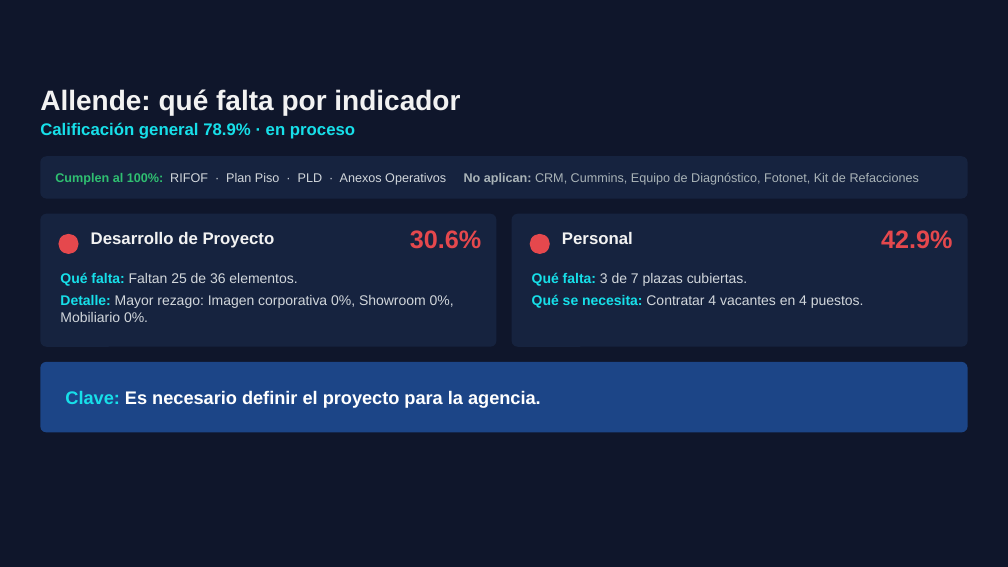
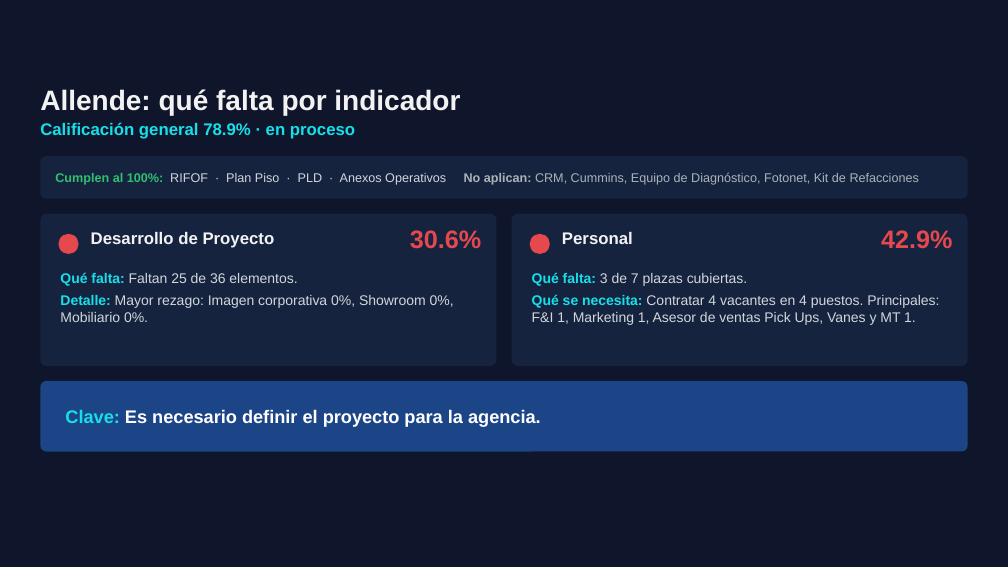
Before and after one commit to ReneDiz/Estatus-Distribuidores, a slide deck: slide 17 of presentacion/Grupo_Velcen_Estatus_nov2026.pptx (slide 25 before the commit). Drawn at 1008x567 pixels with LibreOffice and Linux fonts; fonts in the diff are those of the drawing; background and template pictures are left out. Boxes give left, top, right and bottom in pixels: in the first picture for what was removed or moved away, otherwise in the second. Text is boxed around its words. In the diff, an @@ line names an element or a change of style, - is before the commit and + after.

```diff
--- a/presentacion/Grupo_Velcen_Estatus_nov2026.pptx
+++ b/presentacion/Grupo_Velcen_Estatus_nov2026.pptx
@@ rounded rectangle: place and size @@
-rounded rectangle at [40,214,496,347]
+rounded rectangle at [40,214,496,366]
@@ rounded rectangle at [40,214,496,366]: proportions changed @@
@@ rounded rectangle at [512,214,968,366]: proportions changed @@
@@ rounded rectangle: place and size @@
-rounded rectangle at [512,214,968,347]
+rounded rectangle at [512,214,968,366]
@@ text at [532,294,939,325]: text changed @@
-Qué se necesita: Contratar 4 vacantes en 4 puestos.
+Qué se necesita: Contratar 4 vacantes en 4 puestos. Principales: F&I 1, Marketing 1, Asesor de ventas Pick Ups, Vanes y MT 1.
@@ rounded rectangle: place and size @@
-rounded rectangle at [40,362,968,432]
+rounded rectangle at [40,381,968,452]
@@ text "Clave: Es necesario definir el ...": place and size @@
-text "Clave: Es necesario definir el ..." at [65,390,541,408]
+text "Clave: Es necesario definir el ..." at [65,409,541,427]
```
Also in this commit, not shown: 3 other slides changed, 11 slides removed, 5 other files.
